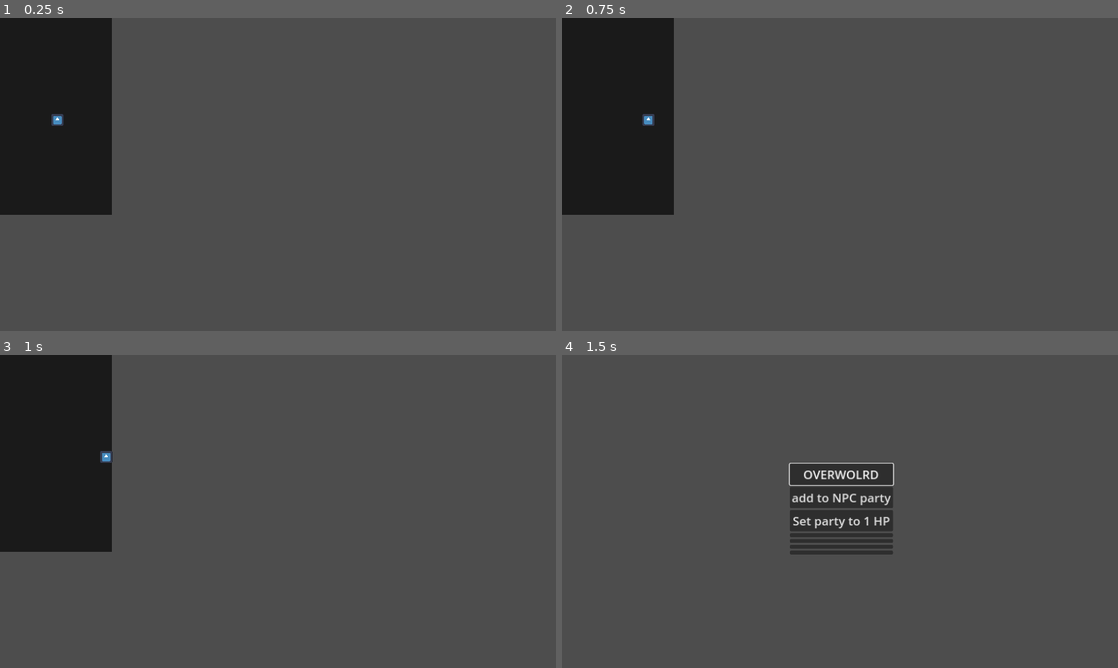
Above: before the commit, frames 1-4 (two rows, left to right).
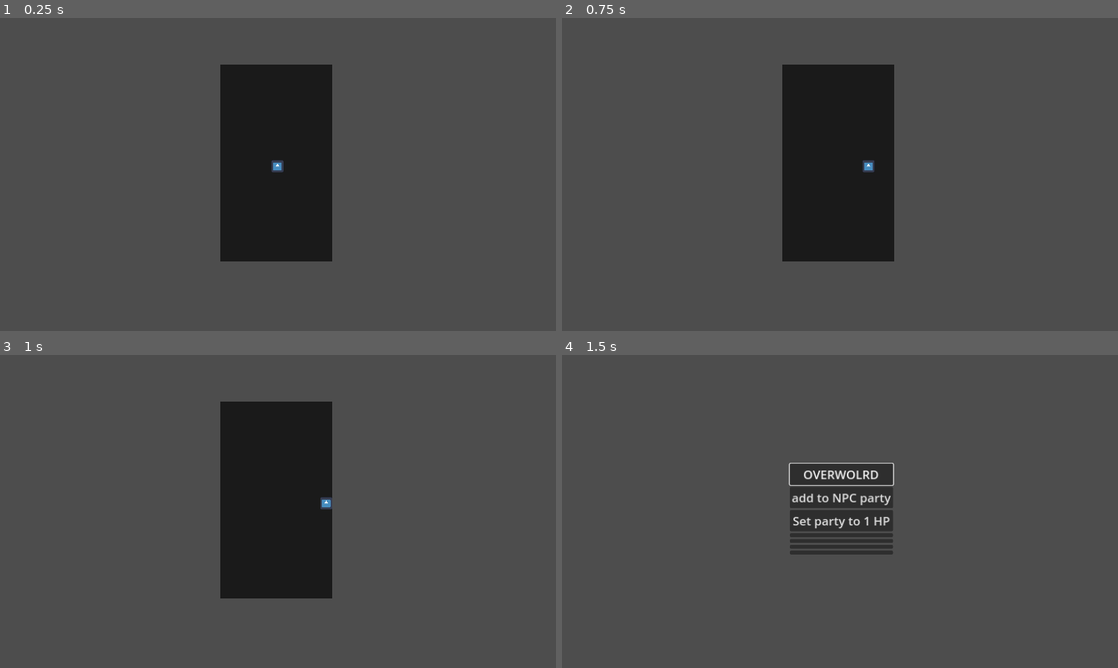
Above: after the commit, the same moments.

Repository: Where-is-my-input/Erratic-Seasons
Game: Godot game, scene res://game_scenes/game_over_minigame/game_over_minigame.tscn
The game is run twice, just before and just after one commit, with the same random seed, the same clock (stepped at 60 frames per second) and the same inputs. This scene is started directly instead of the project's main scene. The engine's default icon, where the game draws it, is replaced by a stand-in: a white triangle on a blue panel in a dark square.
Inputs:
- Up to frame 1 (0.25 s): no input
- Up to frame 2 (0.75 s): tap Enter at 0.5 s; hold D (right) from 0.53 s (still down)
- Up to frame 3 (1 s): keep holding D (right)
- Up to frame 4 (1.5 s): tap Escape (reset) at 1.25 s; release D (right) at 1.28 s; hold S (down) from 1.28 s (still down)

The runs differ from the first frame. In frame 1, 25% of the frame differs, in the area x 0-60%, y 0-78%; in frame 2, 25%; in frame 3, 25%; in frame 4, nothing differs.

Commit message:
multiple minigames from a single character fix

Diff:
--- a/characters/character.gd
+++ b/characters/character.gd
@@ -23,7 +23,8 @@
 
 func getHit(damage = 10):
 	HP -= damage
-	if HP <= 0:
+	print(self, " hit for ", damage, " damage - current HP is now ", HP)
+	if HP <= 0 && !isDead:
 		isDead = true
 		if isNPC:
 			print("Dead")
--- a/game_scenes/game_over_minigame/game_over_minigame.tscn
+++ b/game_scenes/game_over_minigame/game_over_minigame.tscn
@@ -13,6 +13,8 @@
 size = Vector2(8, 410.25)
 
 [node name="gameOverMinigame" type="Node2D"]
+z_index = 18
+position = Vector2(456, 96)
 script = ExtResource("1_urof0")
 
 [node name="ColorRect" type="ColorRect" parent="."]
